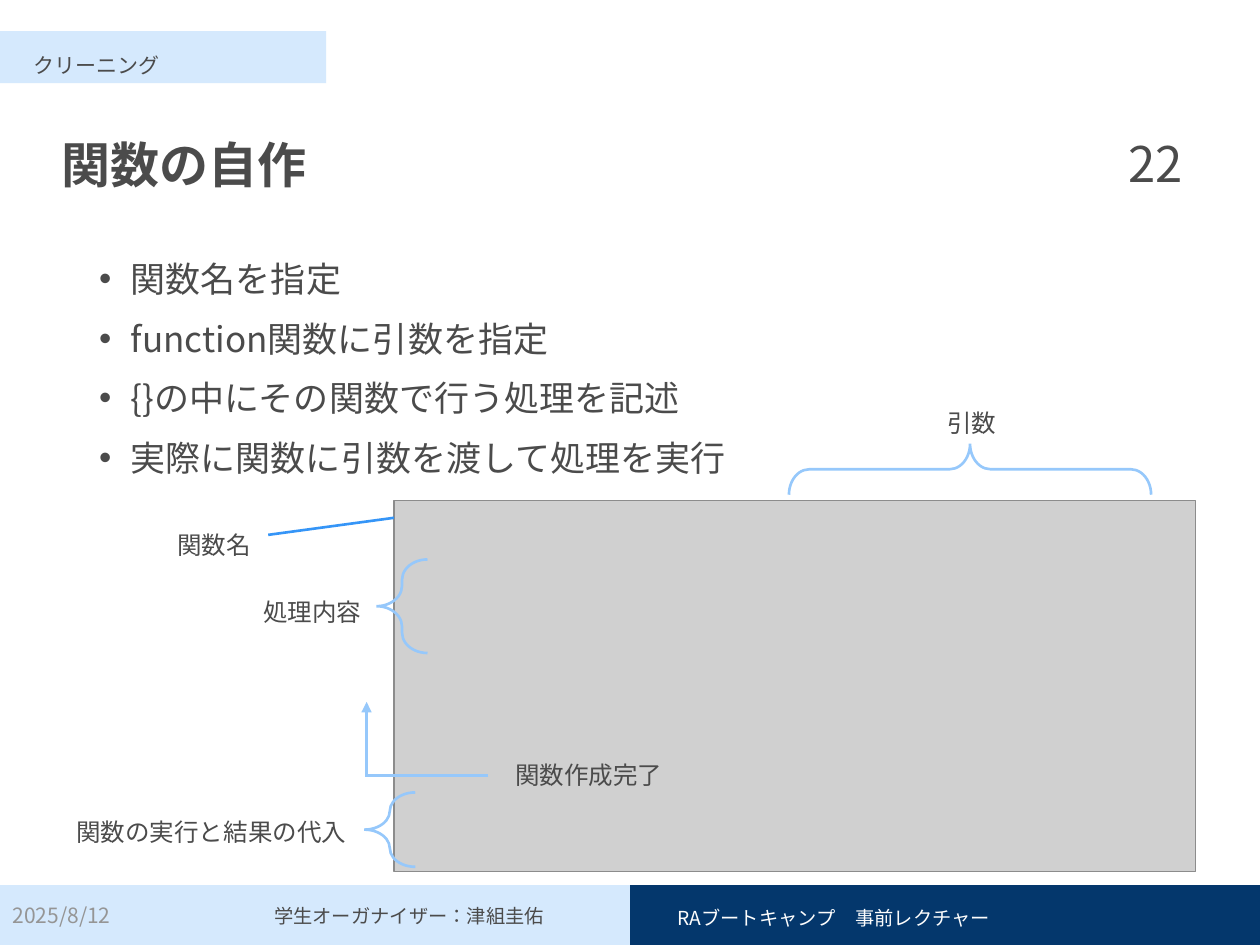
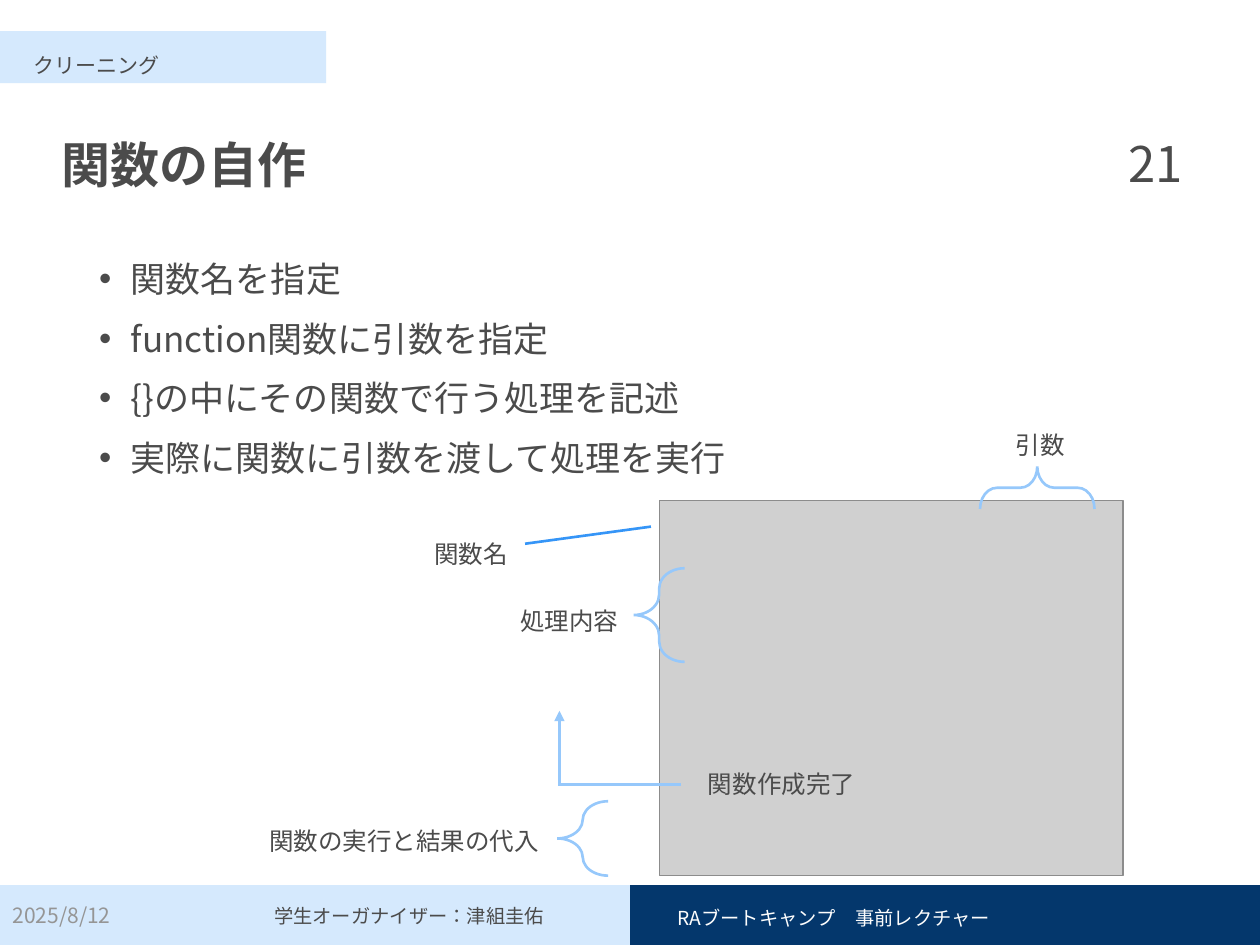
Before and after one commit to Keisuke-Tsugumi/pre-lecture, a slide deck: slide 21 of 事前レクチャー_スライド.pptx (slide 22 before the commit). Drawn at 1260x945 pixels with LibreOffice and Linux fonts; fonts in the diff are those of the drawing; grey boxes stand for pictures. Boxes give left, top, right and bottom in pixels: in the first picture for what was removed or moved away, otherwise in the second. Text is boxed around its words. In the diff, an @@ line names an element or a change of style, - is before the commit and + after.

```diff
--- a/事前レクチャー_スライド.pptx
+++ b/事前レクチャー_スライド.pptx
@@ page number at bbox=[1129, 145, 1183, 182]: text changed @@
-22
+21
@@ text "引数": place and size @@
-text "引数" at bbox=[947, 411, 996, 434]
+text "引数" at bbox=[1016, 433, 1065, 456]
@@ left brace: place and size @@
-left brace at bbox=[789, 444, 1151, 495]
+left brace at bbox=[980, 467, 1094, 510]
@@ picture: place and size @@
-picture at bbox=[394, 500, 1196, 871]
+picture at bbox=[659, 500, 1123, 876]
@@ 2 texts, 1 line, 1 left brace: place and size @@
-2 texts, 1 line, 1 left brace at bbox=[177, 518, 427, 653]
+2 texts, 1 line, 1 left brace at bbox=[434, 527, 684, 662]
@@ elbow arrow moved from (489, 775) - (367, 702) to (682, 784) - (559, 711) @@
@@ 2 texts, 1 left brace: place and size @@
-2 texts, 1 left brace at bbox=[76, 763, 662, 867]
+2 texts, 1 left brace at bbox=[269, 772, 855, 876]
```
Also in this commit, not shown: 14 other slides changed, 1 slide removed, 3 other files.
